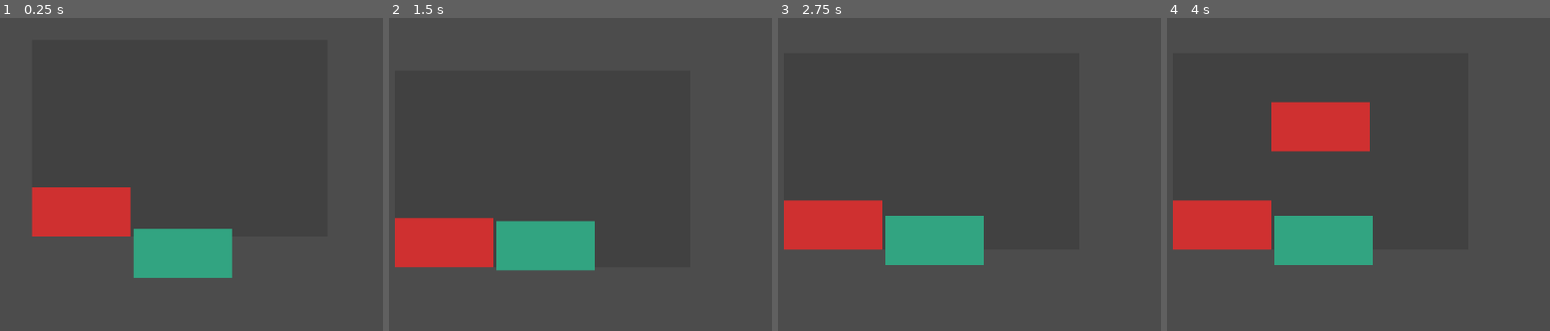
Above: before the commit, frames 1-4 (left to right).
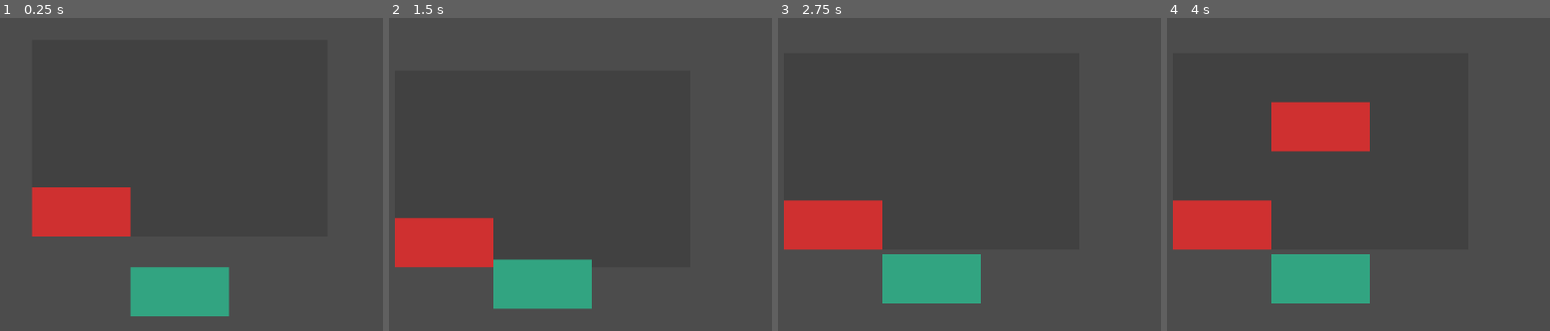
Above: after the commit, the same moments.

Repository: GeoffroyMuller/casino-manager
Game: Godot game, scene res://Scene/Main.tscn
Two runs of this game, one before a commit and one after it. Both use one fixed random seed, a clock stepped at 60 frames per second and the inputs below.
Inputs (mouse positions are in pixels of both pictures, inside the frame that each line leads up to; where the layout moved, square brackets give the same spot in the first picture):
- Up to frame 1 (0.25 s): no input
- Up to frame 2 (1.5 s): move the mouse to (outside the picture) at 0.52 s; click (outside the picture) at 0.67 s; move the mouse to (542, 318) at 1.27 s; click (542, 318) at 1.42 s
- Up to frame 3 (2.75 s): click (935, 284) [935, 246] at 2 s
- Up to frame 4 (4 s): move the mouse to (1301, 143) at 2.77 s; click (1301, 143) at 2.92 s; click (1224, 61) at 3.5 s

The runs differ from the first frame. In frame 1, 6.4% of the frame differs, in the area x 33-61%, y 67-96%; in frame 2, 6.5%, in the area x 27-54%, y 64-94%; in frame 3, 6.4%; in frame 4, 6.4%.

Commit message:
save button test

Diff:
--- a/Scene/Main.tscn
+++ b/Scene/Main.tscn
@@ -63,10 +63,10 @@
 anchor_top = 1.0
 anchor_right = 0.5
 anchor_bottom = 1.0
-margin_left = -60.0
-margin_top = 150.0
+margin_left = -64.0
+margin_top = 200.0
 margin_right = 68.0
-margin_bottom = 214.0
+margin_bottom = 264.0
 texture_normal = ExtResource( 5 )
 script = ExtResource( 6 )
 
--- a/Scene/Script/Grid_casino.gd
+++ b/Scene/Script/Grid_casino.gd
@@ -21,7 +21,11 @@
 	pass
 
 func get_object_at_coordonates(x_coord, y_coord) -> PackedScene :
-	var room_object = grid[x_coord][y_coord]
+	var room_object
+	if x_coord >= 0 and x_coord <= x.size() and y_coord >= 0 and y_coord <= y.size() :
+		room_object = grid[x_coord][y_coord]
+	else :
+		room_object = null
 	return room_object
 
 func set_object_at_coordonates(x_coord, y_coord, object):
@@ -88,7 +92,6 @@
 		set_object_at_coordonates(pos[0], pos[1], room)
 		$allRoom/Camera2D/RoomsMenu.visible = false
 
-#receive all the signals from every rooms and emit a signal who whill be handled by the main scene
 func onFactureReceived(gain, cost):
 	print("cost = ", cost, " gain = ", gain)
 	var total = gain - cost
